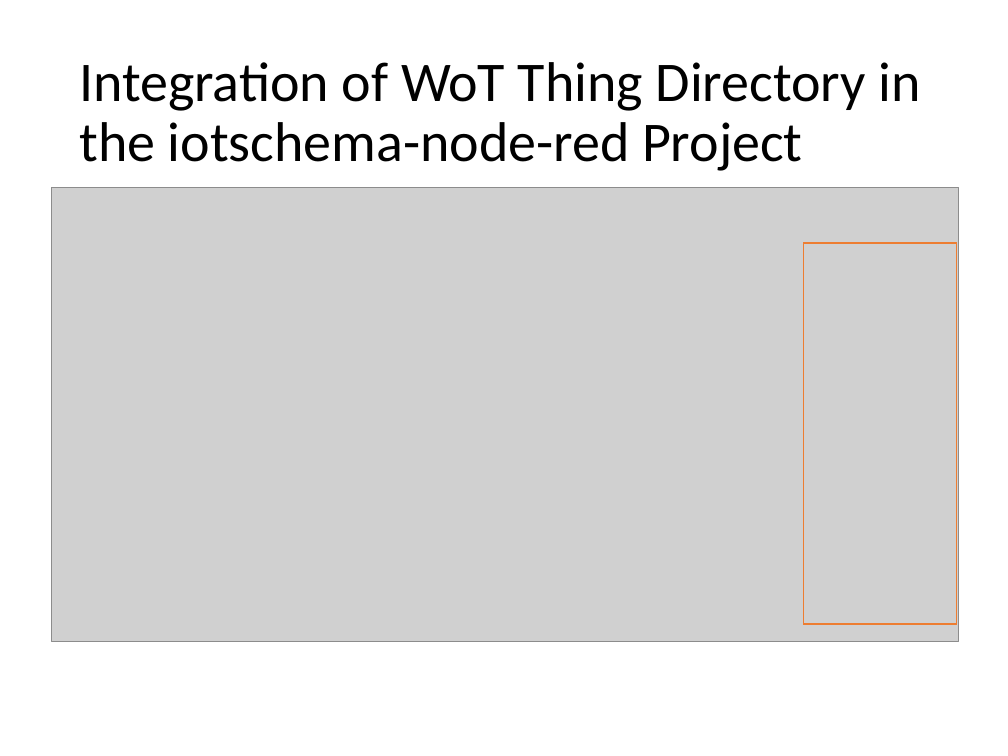
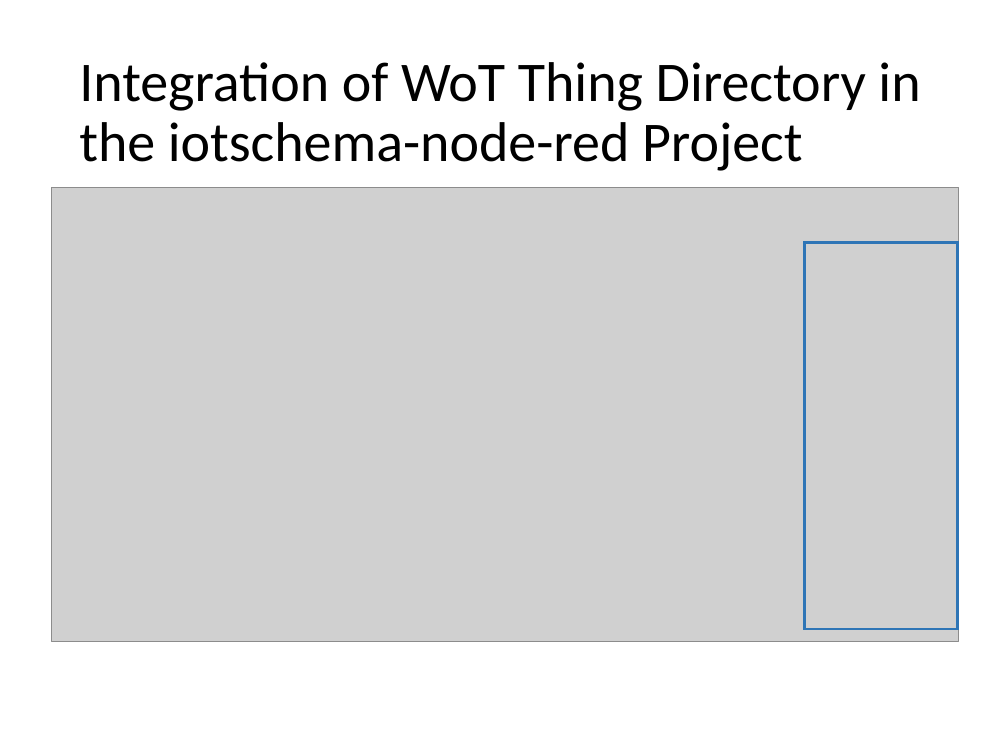
Before and after one commit to iot-schema-collab/teleconferences, a slide deck: slide 5 of iotschema-20190117.pptx. Drawn at 1008x756 pixels with LibreOffice and Linux fonts; fonts in the diff are those of the drawing; grey boxes stand for pictures. Boxes give left, top, right and bottom in pixels: in the first picture for what was removed or moved away, otherwise in the second. Text is boxed around its words. In the diff, an @@ line names an element or a change of style, - is before the commit and + after.

Commit message:
Slide related to the Integration of WoT Thing Directory in the iotschema-node-red Project has been modified.

```diff
--- a/iotschema-20190117.pptx
+++ b/iotschema-20190117.pptx
@@ rectangle: place and size @@
-rectangle at box(803, 243, 957, 624)
+rectangle at box(804, 243, 958, 629)
@@ rectangle at box(804, 243, 958, 629): outline #ED7D31 1 pt to #2E75B6 2 pt @@
@@ picture added at box(804, 243, 959, 629) @@
```
Also in this commit, not shown: 1 other slide changed, 1 other file.
